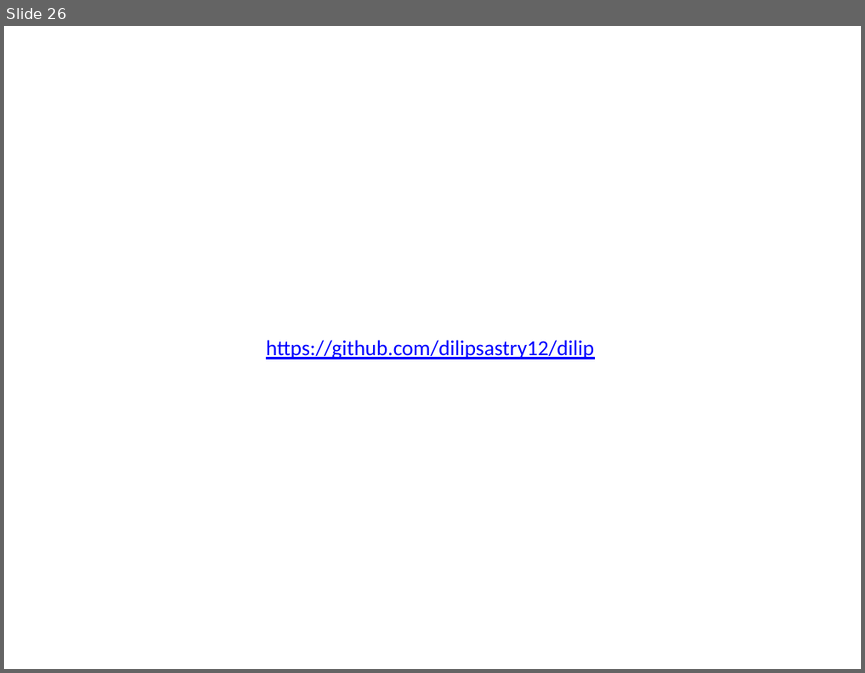
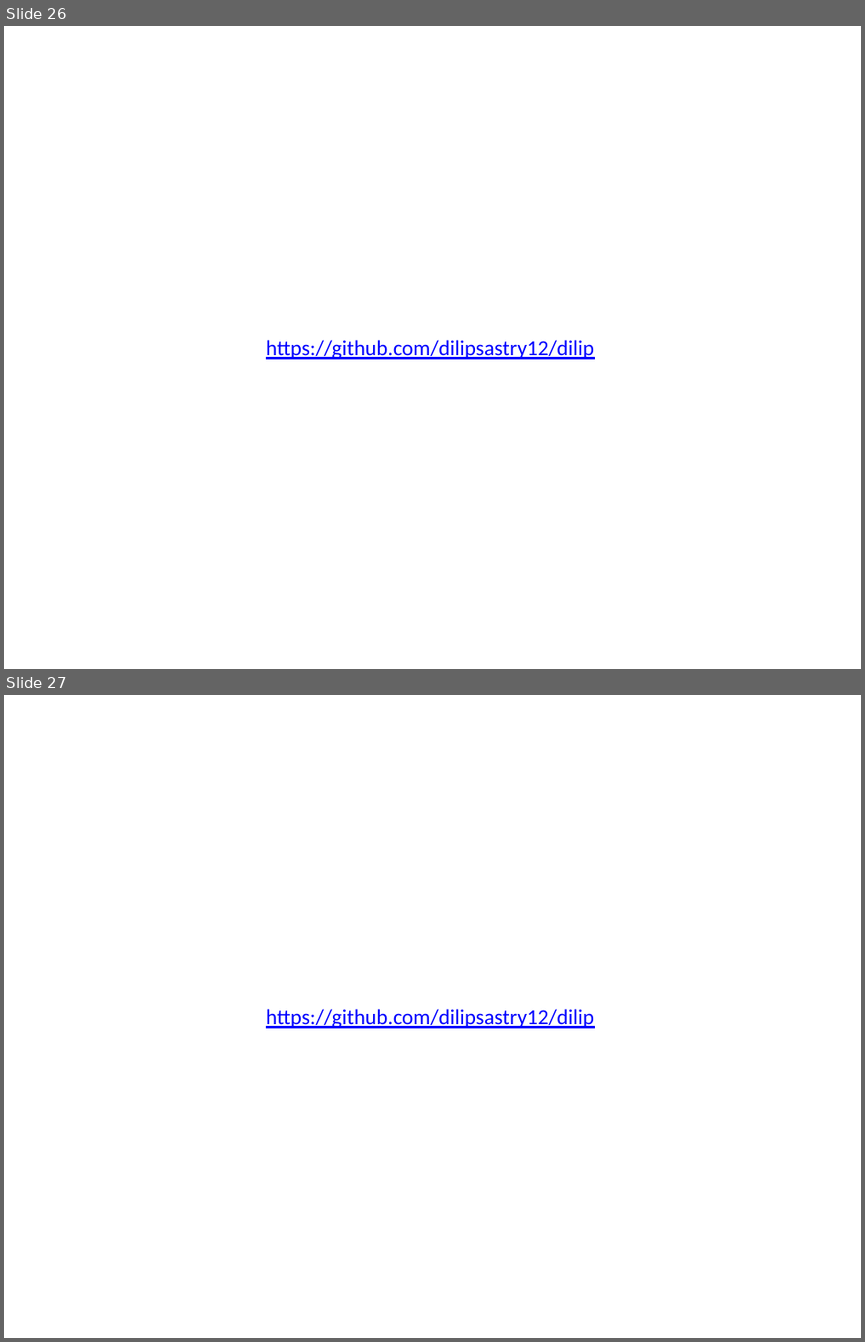
Before and after one commit to dilipsastry12/dilip, a slide deck: LFS_presentation.pptx. Shown one above the other, each under a label of ours: slide 26 before the commit, slides 26 and 27 after it. The pictures are 865x673 and 865x1342 pixels, drawn with LibreOffice and Linux fonts; fonts in the diff are those of the drawing. Boxes give left, top, right and bottom in pixels: in the first picture for what was removed or moved away, otherwise in the second. Text is boxed around its words. In the diff, an @@ line names an element or a change of style, - is before the commit and + after.

Commit message:
update

```diff
--- a/LFS_presentation.pptx
+++ b/LFS_presentation.pptx
@@ slide 27 added at bbox=[4, 695, 861, 1338], background #FFFFFF @@
@@ text added at bbox=[266, 1009, 594, 1028], 18 pt, text #0000FF, underline @@
+https://github.com/dilipsastry12/dilip
```
